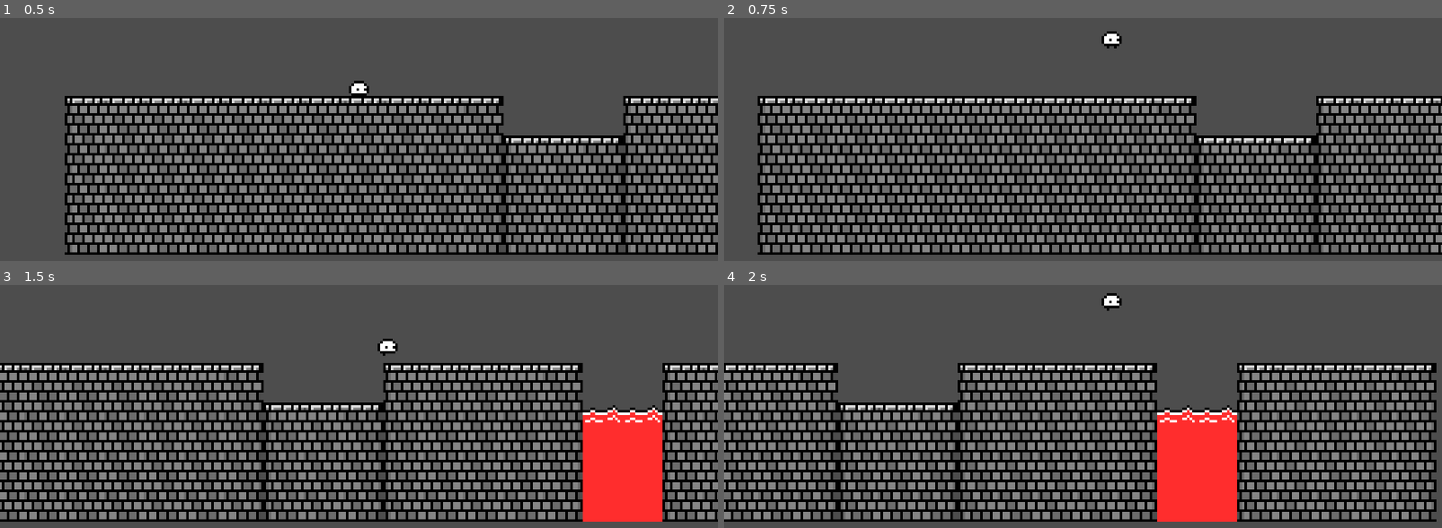
Above: before the commit, frames 1-4 (two rows, left to right).
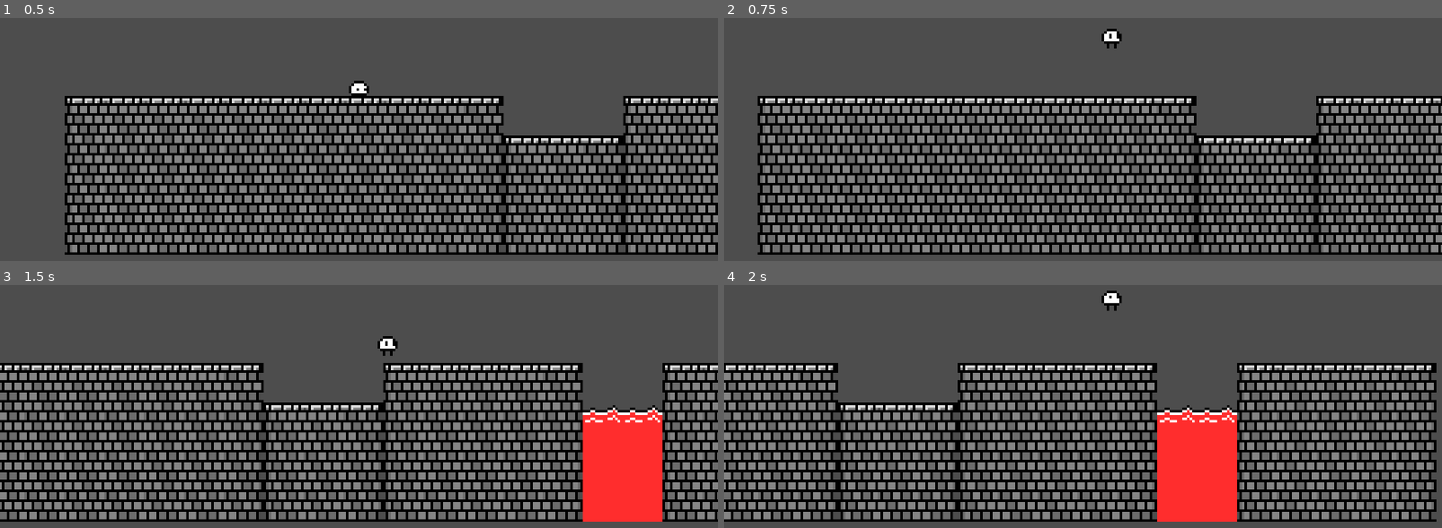
Above: after the commit, the same moments.

Repository: JamesFerchak/GodotGame
Game: Godot game, scene res://TestLevel.tscn
Same seed, same stepped clock (60 frames per second), same inputs: the game is played once before the commit and once after it. The project has no main scene, so this scene is started directly.
Inputs:
- Up to frame 1 (0.5 s): no input
- Up to frame 2 (0.75 s): tap Enter at 0.5 s; hold D (right) from 0.53 s (still down); tap Space (jump) at 0.6 s
- Up to frame 3 (1.5 s): keep holding D (right); tap Space (jump) at 0.77, 1.07, 1.35 s
- Up to frame 4 (2 s): keep holding D (right); tap Space (jump) at 1.52, 1.82 s

Frame 1 is identical in both runs. In frame 2, 0.1% of the frame differs, in the area x 52-56%, y 4-12%; in frame 3, 0.1%, in the area x 52-56%, y 21-30%; in frame 4, 0.1%.

Commit message:
jump animation and more sprites are made

Diff:
--- a/Player/player.gd
+++ b/Player/player.gd
@@ -14,18 +14,36 @@
 @onready var collider: CollisionShape2D = $CollisionShape2D
 # access the animated sprite
 @onready var animated_sprite : AnimatedSprite2D = $AnimatedSprite2D
+var animation_locked: bool = false
+var was_in_air: bool = false
+var direction : Vector2 = Vector2.ZERO
 
-var animation_locked: bool = false
-var direction : Vector2 = Vector2.ZERO
+# Called every frame. 'delta' is the elapsed time since the previous frame.
+func _process(delta):
+	if health <= 0:
+		kill()
+
+
+
+func kill():
+	get_tree().quit()
+func heal():
+	health = 3
+
 
 func _physics_process(delta):
 	# Add the gravity.
 	if not is_on_floor():
 		velocity.y += gravity * delta
-
+		was_in_air = true;
+	else:
+		if was_in_air == true:
+			land()
+		was_in_air = false
 	# Handle Jump.
 	if Input.is_action_just_pressed("jump") and is_on_floor():
-		velocity.y = jump_velocity
+		jump()
+
 
 	# Get the input direction and handle the movement/deceleration.
 	# As good practice, you should replace UI actions with custom gameplay actions.
@@ -43,13 +61,21 @@
 			layer_of_collision = PhysicsServer2D.body_get_collision_layer(tile_rid)
 
 	if layer_of_collision == LAVA_LAYER:
-		print_debug("touched laba")
-		velocity.y = jump_velocity * 1.2
-		layer_of_collision = null
+		touched_lava()
 
 	#move_and_slide()
 	updateAnimation()
 	updateMovingDirection()
+
+
+func jump():
+	velocity.y = jump_velocity
+	animated_sprite.play("jump_start")
+	animation_locked = true
+
+func land():
+	animated_sprite.play("idle")
+
 func updateAnimation():
 	if not animation_locked:
 		if direction.x != 0:
@@ -62,3 +88,15 @@
 		animated_sprite.flip_h = false
 	if direction.x < 0:
 		animated_sprite.flip_h = true;
+
+func touched_lava():
+	print_debug("touched laba")
+	health-=1
+	print_debug("current health: " + str(health))
+	velocity.y = jump_velocity * 1.2
+	layer_of_collision = null
+
+
+func _on_animated_sprite_2d_animation_finished():
+	if animated_sprite.animation == "idle" or animated_sprite.animation == "run":
+		animation_locked = false
--- a/Player/player.tscn
+++ b/Player/player.tscn
@@ -1,8 +1,9 @@
-[gd_scene load_steps=12 format=3 uid="uid://eajd2yq56b21"]
+[gd_scene load_steps=17 format=3 uid="uid://eajd2yq56b21"]
 
 [ext_resource type="Texture2D" uid="uid://byovi51gt4s0b" path="res://Player/Player_idlesheet.png" id="1_em7q4"]
 [ext_resource type="Script" path="res://Player/player.gd" id="1_vics5"]
 [ext_resource type="Texture2D" uid="uid://c64oasiyu8xf3" path="res://Player/player_run.png" id="2_rbbm5"]
+[ext_resource type="Texture2D" uid="uid://ca3r753yuu5s6" path="res://Player/player_jump-Sheet.png" id="3_34syd"]
 
 [sub_resource type="CapsuleShape2D" id="CapsuleShape2D_221sm"]
 radius = 2.944
@@ -15,6 +16,22 @@
 [sub_resource type="AtlasTexture" id="AtlasTexture_72osy"]
 atlas = ExtResource("1_em7q4")
 region = Rect2(8, 0, 8, 8)
+
+[sub_resource type="AtlasTexture" id="AtlasTexture_b55js"]
+atlas = ExtResource("3_34syd")
+region = Rect2(0, 0, 8, 8)
+
+[sub_resource type="AtlasTexture" id="AtlasTexture_xgq0f"]
+atlas = ExtResource("3_34syd")
+region = Rect2(8, 0, 8, 8)
+
+[sub_resource type="AtlasTexture" id="AtlasTexture_n1qsn"]
+atlas = ExtResource("3_34syd")
+region = Rect2(16, 0, 8, 8)
+
+[sub_resource type="AtlasTexture" id="AtlasTexture_ner81"]
+atlas = ExtResource("3_34syd")
+region = Rect2(24, 0, 8, 8)
 
 [sub_resource type="AtlasTexture" id="AtlasTexture_1x4jj"]
 atlas = ExtResource("2_rbbm5")
@@ -40,6 +57,23 @@
 "loop": true,
 "name": &"idle",
 "speed": 2.0
+}, {
+"frames": [{
+"duration": 1.0,
+"texture": SubResource("AtlasTexture_b55js")
+}, {
+"duration": 1.0,
+"texture": SubResource("AtlasTexture_xgq0f")
+}, {
+"duration": 1.0,
+"texture": SubResource("AtlasTexture_n1qsn")
+}, {
+"duration": 1.0,
+"texture": SubResource("AtlasTexture_ner81")
+}],
+"loop": false,
+"name": &"jump_start",
+"speed": 7.0
 }, {
 "frames": [{
 "duration": 1.0,
@@ -71,11 +105,14 @@
 
 [node name="AnimatedSprite2D" type="AnimatedSprite2D" parent="."]
 sprite_frames = SubResource("SpriteFrames_lbj3q")
-animation = &"idle"
+animation = &"jump_start"
 autoplay = "idle"
-frame_progress = 0.0464621
+frame = 3
+frame_progress = 1.0
 
 [node name="PlayerHitbox" type="Area2D" parent="."]
 
-[node name="hbox" type="CollisionShape2D" parent="PlayerHitbox"]
+[node name="player_hurtbox" type="CollisionShape2D" parent="PlayerHitbox"]
 shape = SubResource("CircleShape2D_brhef")
+
+[connection signal="animation_finished" from="AnimatedSprite2D" to="." method="_on_animated_sprite_2d_animation_finished"]
--- /dev/null
+++ b/new_script.gd
@@ -0,0 +1,11 @@
+extends Node
+
+
+# Called when the node enters the scene tree for the first time.
+func _ready():
+	pass # Replace with function body.
+
+
+# Called every frame. 'delta' is the elapsed time since the previous frame.
+func _process(delta):
+	pass
Binary file added: Player/player_fall.png
Not shown, added: Player/player_fall.png.import
Binary file added: Player/player_hurt.png
Not shown, added: Player/player_hurt.png.import
Binary file added: Player/player_jump-Sheet.png
Not shown, added: Player/player_jump-Sheet.png.import
Binary file changed: Player/tilemap.png
